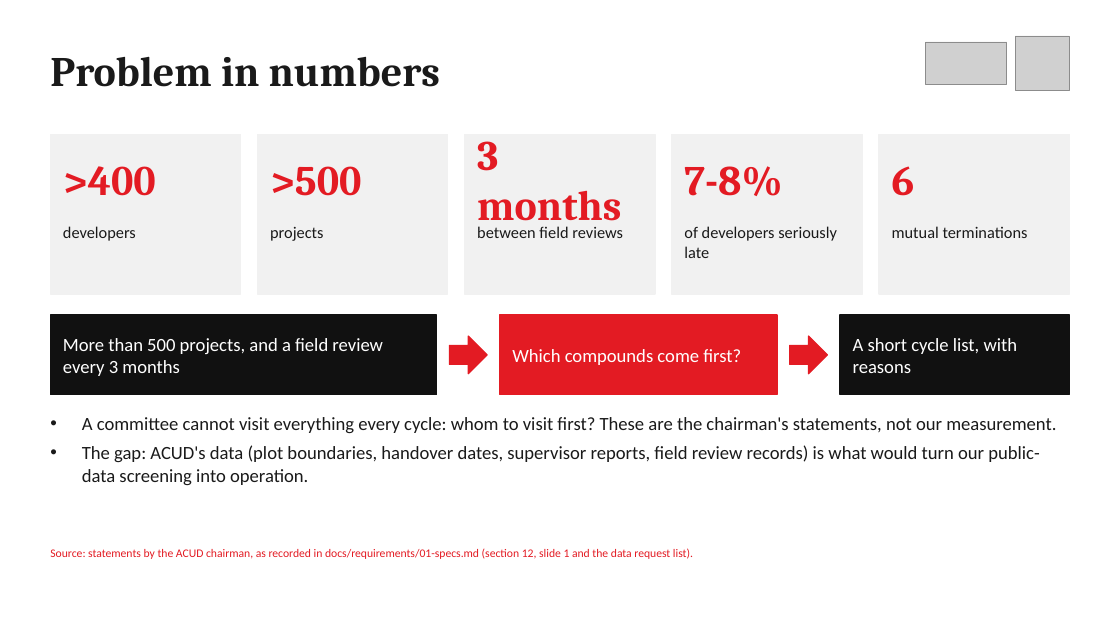
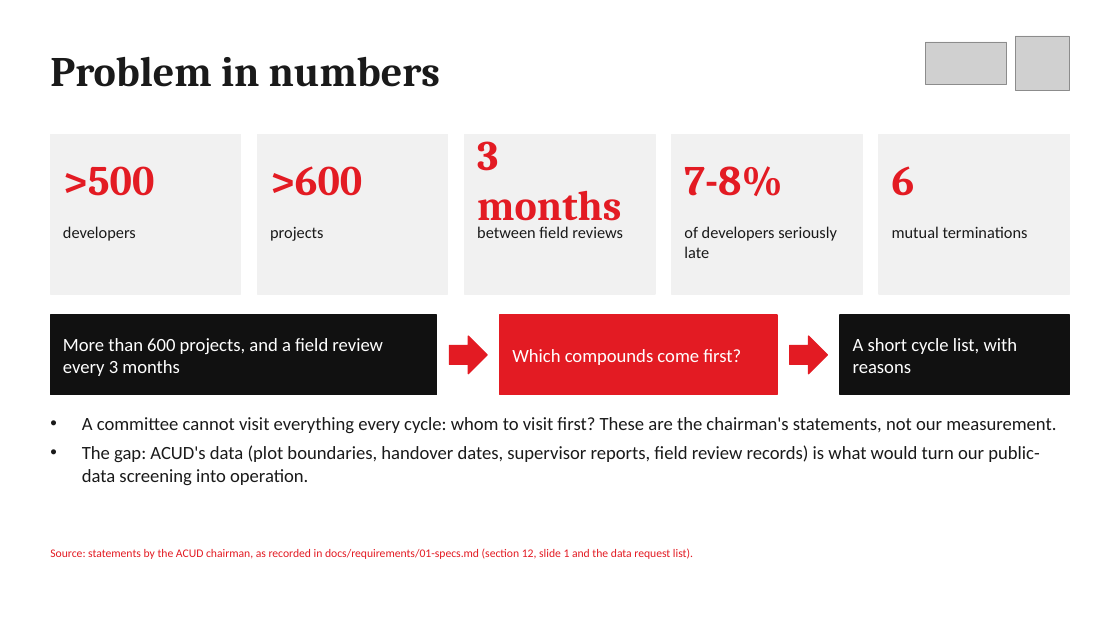
Before and after one commit to elsayedelmandoh/spaceeye-geoai, a slide deck: slide 2 of docs/deliverables/01-presentation/presentation.pptx. Drawn at 1120x630 pixels with LibreOffice and Linux fonts; fonts in the diff are those of the drawing; grey boxes stand for pictures. Boxes give left, top, right and bottom in pixels: in the first picture for what was removed or moved away, otherwise in the second. Text is boxed around its words. In the diff, an @@ line names an element or a change of style, - is before the commit and + after.

Commit message:
docs: chairman's figures from the TV interview: more than 500 developers, more than 600 projects

```diff
--- a/docs/deliverables/01-presentation/presentation.pptx
+++ b/docs/deliverables/01-presentation/presentation.pptx
@@ text at (63, 166, 154, 196): text changed @@
->400
+>500
@@ text at (270, 166, 362, 196): text changed @@
->500
+>600
@@ text at (63, 338, 383, 376): text changed @@
-More than 500 projects, and a field review every 3 months
+More than 600 projects, and a field review every 3 months
```
Also in this commit, not shown: 10 other files.
